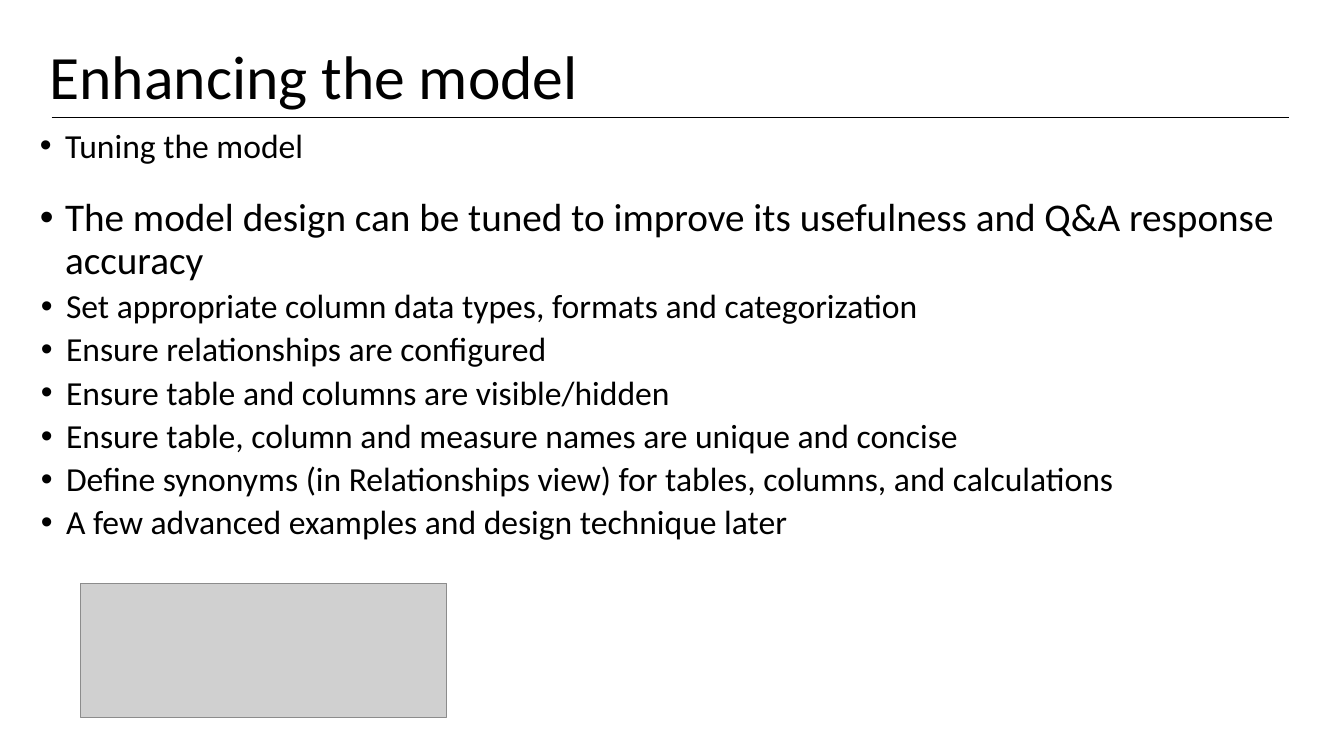
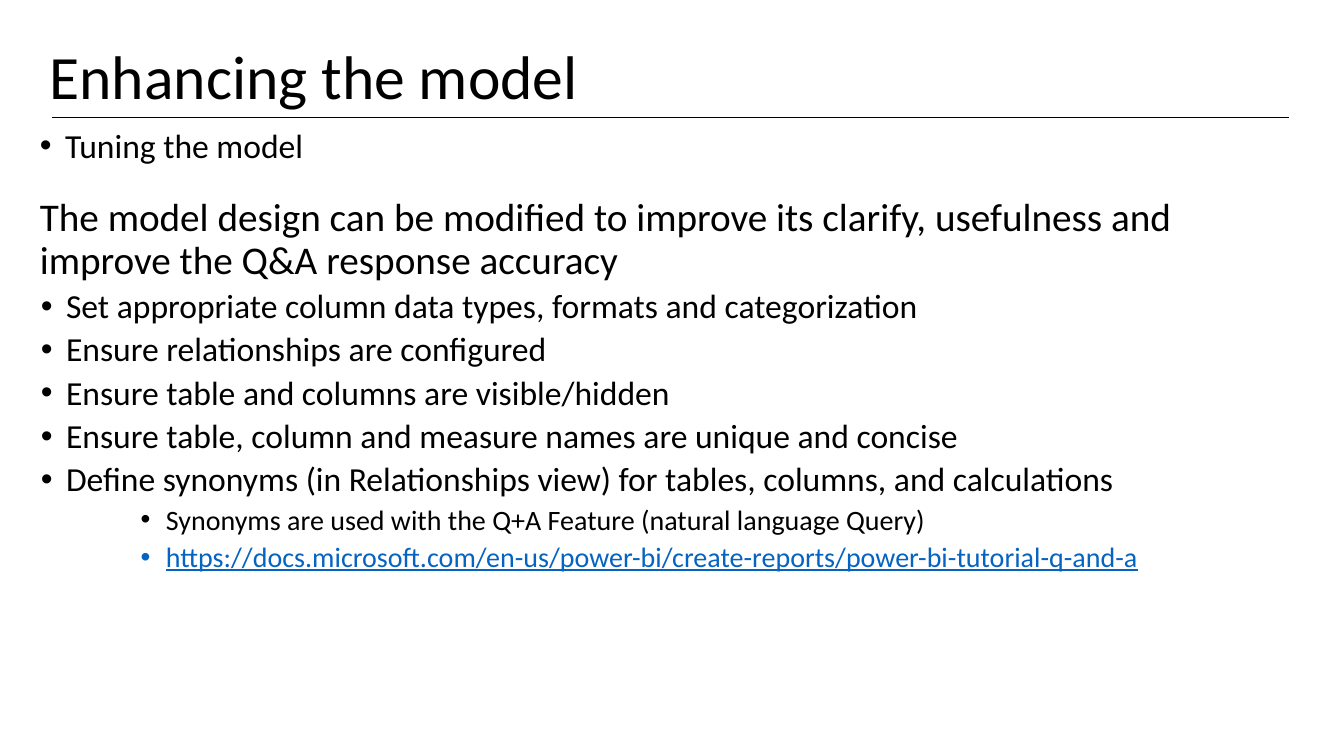
Before and after one commit to wgbrown/PBI_TTT, a slide deck: slide 10 of OverViewMaterials/What is Dax.pptx (slide 9 before the commit). Drawn at 1344x756 pixels with LibreOffice and Linux fonts; fonts in the diff are those of the drawing; grey boxes stand for pictures. Boxes give left, top, right and bottom in pixels: in the first picture for what was removed or moved away, otherwise in the second. Text is boxed around its words. In the diff, an @@ line names an element or a change of style, - is before the commit and + after.

```diff
--- a/OverViewMaterials/What is Dax.pptx
+++ b/OverViewMaterials/What is Dax.pptx
@@ text at (x1=40, y1=203, x2=1171, y2=281): text changed @@
-• The model design can be tuned to improve its usefulness and Q&A response accuracy
+The model design can be modified to improve its clarify, usefulness and improve the Q&A response accuracy
@@ text at (x1=166, y1=509, x2=1137, y2=572): text changed; size 24 to 20 pt; text colour #000000 to #0563C1 @@
-  • A few advanced examples and design technique later
+    • Synonyms are used with the Q+A Feature (natural language Query)
+    • https://docs.microsoft.com/en-us/power-bi/create-reports/power-bi-tutorial-q-and-a
@@ picture removed at (x1=81, y1=583, x2=447, y2=717) @@
```
Also in this commit, not shown: 4 other slides changed, 1 slide added.
